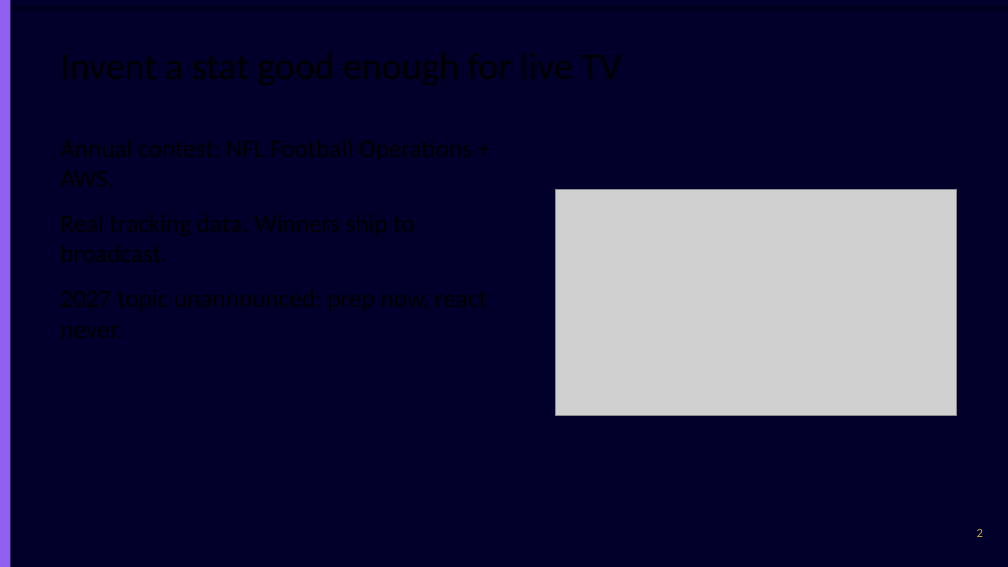
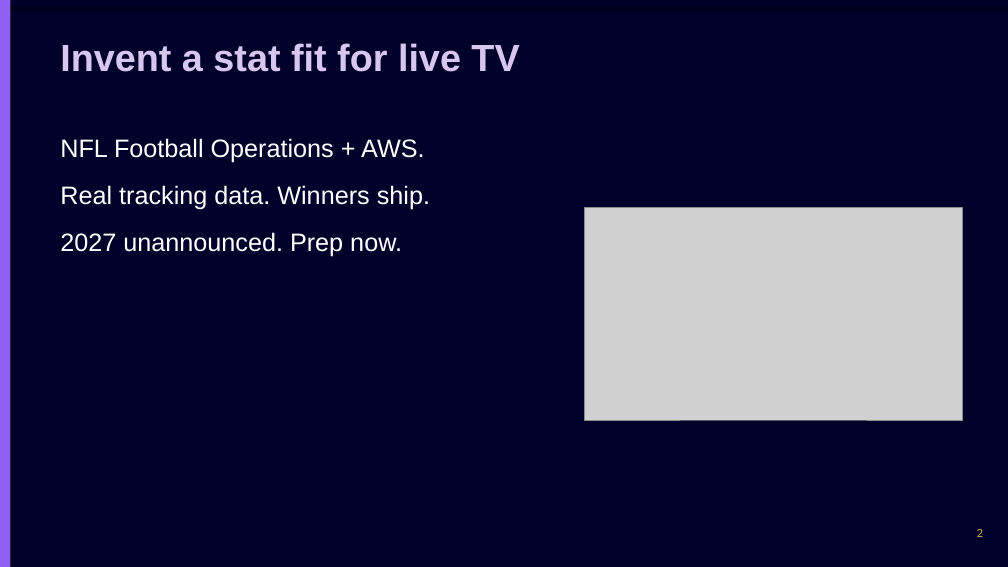
Before and after one commit to chasko-labs/nfl-big-data-bowl-2027, a slide deck: slide 2 of deck/unified.pptx. Drawn at 1008x567 pixels with LibreOffice and Linux fonts; fonts in the diff are those of the drawing; grey boxes stand for pictures. Boxes give left, top, right and bottom in pixels: in the first picture for what was removed or moved away, otherwise in the second. Text is boxed around its words. In the diff, an @@ line names an element or a change of style, - is before the commit and + after.

Commit message:
deck: explicit AAA colors, wrap on, short lines, two-column layout

```diff
--- a/deck/unified.pptx
+++ b/deck/unified.pptx
@@ text added at (60, 43, 519, 72), 36 pt, text #D7C7EE, bold @@
+Invent a stat fit for live TV
@@ text added at (60, 138, 430, 257), 24 pt, text #FFFFFF @@
+NFL Football Operations + AWS.
+Real tracking data. Winners ship.
+2027 unannounced. Prep now.
@@ picture: place and size @@
-picture at (556, 190, 957, 415)
+picture at (585, 207, 963, 420)
```
Also in this commit, not shown: 16 other slides changed.
